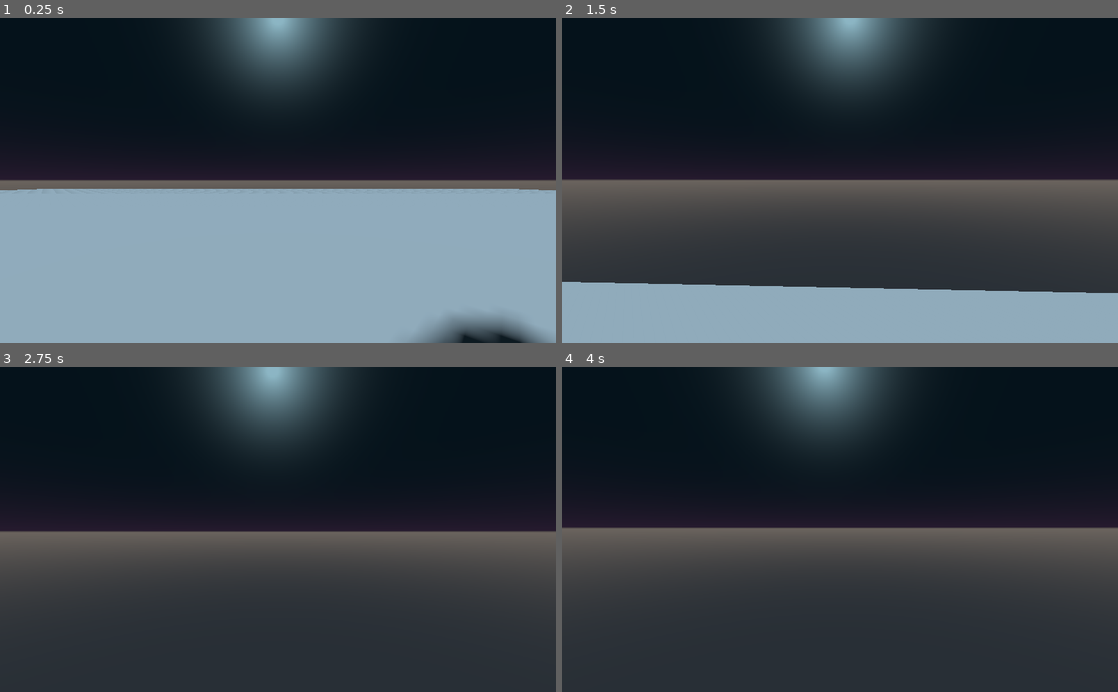
Above: before the commit, frames 1-4 (two rows, left to right).
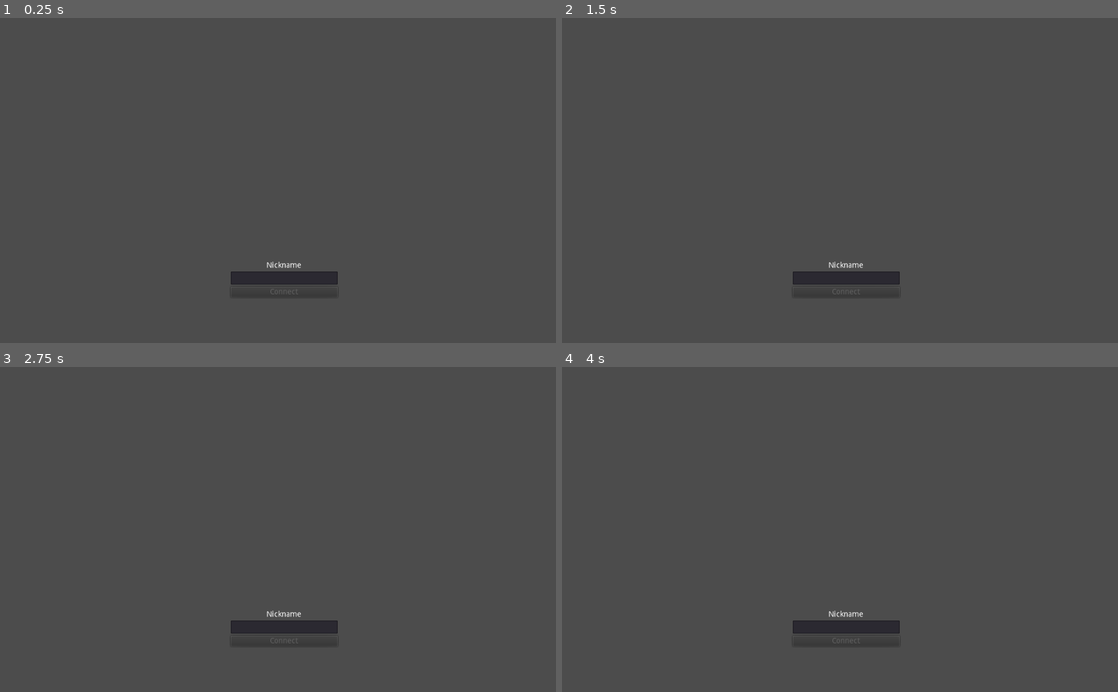
Above: after the commit, the same moments.

Repository: TheEvenOnes/pewpew
Game: Godot game, scene res://scenes/Main.tscn
Same seed, same stepped clock (60 frames per second), same inputs: the game is played once before the commit and once after it. Before the commit the project starts from res://scenes/DemoScene.tscn.
Inputs (mouse positions are in pixels of both pictures, inside the frame that each line leads up to):
- Up to frame 1 (0.25 s): no input
- Up to frame 2 (1.5 s): tap Enter at 0.5 s; move the mouse to (867, 180) at 0.52 s; hold W (movement_forward) from 0.53 s (still down); tap Space (movement_jump) at 0.77 s; move the mouse to (812, 180) at 1.27 s
- Up to frame 3 (2.75 s): keep holding W (movement_forward); tap Space (movement_jump) at 1.52 s; move the mouse to (289, 523) at 2.02 s
- Up to frame 4 (4 s): keep holding W (movement_forward); tap Space (movement_jump) at 2.75, 3.02, 3.77 s; move the mouse to (834, 536) at 2.77 s; tap Enter at 3.5 s; move the mouse to (878, 532) at 3.52 s

The runs differ from the first frame. In frame 1, 97% of the frame differs, in the area x 0-100%, y 0-100%; in frame 2, 80%; in frame 3, 79%; in frame 4, 79%.

Commit message:
Basic server-client with 'login'

Diff:
--- a/project.godot
+++ b/project.godot
@@ -8,16 +8,26 @@
 
 config_version=4
 
-_global_script_classes=[  ]
+_global_script_classes=[ {
+"base": "Object",
+"class": "ClientData",
+"language": "GDScript",
+"path": "res://state/client_data.gd"
+} ]
 _global_script_class_icons={
-
+"ClientData": ""
 }
 
 [application]
 
 config/name="PewPew"
-run/main_scene="res://scenes/DemoScene.tscn"
+run/main_scene="res://scenes/Main.tscn"
 config/icon="res://icon.png"
+
+[autoload]
+
+ServerState="*res://state/server_state.gd"
+ClientState="*res://state/client_state.gd"
 
 [input]
 
--- /dev/null
+++ b/scenes/Connect.gd
@@ -0,0 +1,18 @@
+extends VBoxContainer
+
+signal connect
+
+func _ready() -> void:
+	$Connect.disabled = true
+	ClientState.client_data = ClientData.new()
+
+func _on_Nickname_text_changed(name: String) -> void:
+	ClientState.client_data.name = name
+
+	if name.length() >= 3 && $Connect.disabled:
+		$Connect.disabled = false
+	if name.length() < 3 && !$Connect.disabled:
+		$Connect.disabled = true
+
+func _on_Connect_pressed() -> void:
+	emit_signal('connect')
--- /dev/null
+++ b/scenes/Main.gd
@@ -0,0 +1,85 @@
+extends Node
+
+var port: int
+var max_clients: int
+var server_address: String
+
+# Player info, associate ID to data
+var connected_clients_data = {}
+
+func _ready() -> void:
+	var arguments = {}
+	for argument in OS.get_cmdline_args():
+		if argument.find("=") > -1:
+			var key_value = argument.split("=")
+			arguments[key_value[0].lstrip("--")] = key_value[1]
+	port = int(arguments['port']) if arguments.has('port') else 50000
+	max_clients = int(arguments['max-clients']) if arguments.has('max-clients') else 8
+	server_address = arguments['server-address'] if arguments.has('server-address') else "127.0.0.1"
+
+	if "--server" in OS.get_cmdline_args():
+		printt('running as server')
+		printt('port', port)
+		printt('max clients', max_clients)
+
+		var peer: NetworkedMultiplayerENet = NetworkedMultiplayerENet.new()
+		peer.create_server(port, max_clients)
+		get_tree().network_peer = peer
+
+	else:
+		printt('running as client')
+		printt('address', server_address)
+		printt('port', port)
+
+	# invoked both on server and clients
+	get_tree().connect("network_peer_connected", self, "_on_client_connected")
+	get_tree().connect("network_peer_disconnected", self, "_on_client_disconnected")
+
+func _on_Login_connect() -> void:
+	var peer: NetworkedMultiplayerENet = NetworkedMultiplayerENet.new()
+	peer.create_client(server_address, port)
+	get_tree().network_peer = peer
+
+	# invoked only on clients
+	get_tree().connect("connected_to_server", self, "_on_connected_to_server")
+	get_tree().connect("server_disconnected", self, "_on_server_disconnected")
+	get_tree().connect("connection_failed", self, "_on_connection_failed")
+
+
+# invoked both on server and on clients
+func _on_client_connected(id: int) -> void:
+	# Called on both clients and server when a peer connects. Send my info to it.
+	if get_tree().is_network_server():
+		printt('send connected_to_server over to connected client', id)
+		rpc_id(id, "connected_to_server", server_address)
+	else:
+		printt('respond to server with own info', id, ClientState.client_data, ClientState.client_data.name)
+		rpc_id(id, "register_connected_client", inst2dict(ClientState.client_data))
+
+# invoked both on server and on clients
+func _on_client_disconnected(id: int) -> void:
+	printt('client disconnected', id)
+	connected_clients_data.erase(id) # Erase player from info.s
+
+
+# invoked only on clients
+func _on_connected_to_server():
+	pass # Only called on clients, not server. Will go unused; not useful here.
+
+# invoked only on clients
+func _on_server_disconnected() -> void:
+	pass # Server kicked us; show error and abort.
+
+# invoked only on clients
+func _on_connection_failed() -> void:
+	pass # Could not even connect to server; abort.
+
+remote func connected_to_server(info) -> void:
+	printt('from client', info)
+
+remote func register_connected_client(client_data: Dictionary):
+	# Get the id of the RPC sender.
+	var id = get_tree().get_rpc_sender_id()
+	# Store the client_data
+	connected_clients_data[id] = dict2inst(client_data)
+	printt('from server', connected_clients_data)
--- /dev/null
+++ b/scenes/Main.tscn
@@ -0,0 +1,44 @@
+[gd_scene load_steps=3 format=2]
+
+[ext_resource path="res://scenes/Main.gd" type="Script" id=1]
+[ext_resource path="res://scenes/Connect.gd" type="Script" id=2]
+
+[node name="Node" type="Node"]
+script = ExtResource( 1 )
+
+[node name="Login" type="VBoxContainer" parent="."]
+margin_left = 425.414
+margin_top = 449.895
+margin_right = 622.414
+margin_bottom = 577.895
+script = ExtResource( 2 )
+__meta__ = {
+"_edit_use_anchors_": false
+}
+
+[node name="Label" type="Label" parent="Login"]
+margin_right = 197.0
+margin_bottom = 14.0
+text = "Nickname"
+align = 1
+valign = 1
+__meta__ = {
+"_edit_use_anchors_": false
+}
+
+[node name="Nickname" type="LineEdit" parent="Login"]
+margin_top = 18.0
+margin_right = 197.0
+margin_bottom = 42.0
+__meta__ = {
+"_edit_use_anchors_": false
+}
+
+[node name="Connect" type="Button" parent="Login"]
+margin_top = 46.0
+margin_right = 197.0
+margin_bottom = 66.0
+text = "Connect"
+[connection signal="connect" from="Login" to="." method="_on_Login_connect"]
+[connection signal="text_changed" from="Login/Nickname" to="Login" method="_on_Nickname_text_changed"]
+[connection signal="pressed" from="Login/Connect" to="Login" method="_on_Connect_pressed"]
--- /dev/null
+++ b/state/client_data.gd
@@ -0,0 +1,6 @@
+extends Object
+class_name ClientData
+
+var id: String
+var name: String
+var is_master: String
--- /dev/null
+++ b/state/client_state.gd
@@ -0,0 +1,3 @@
+extends Node
+
+var client_data: ClientData = null
--- /dev/null
+++ b/state/server_state.gd
@@ -0,0 +1,30 @@
+extends Node
+
+enum State {
+	Init = 0,
+	Lobby = 1,
+	Preparing = 2,
+	Arena = 3,
+	Ending = 4
+}
+
+var connected_clients: Dictionary = {}
+var server_name: String
+var server_state = State.Init
+
+func on_client_connected(client_data: ClientData) -> void:
+	connected_clients[client_data.id] = client_data
+	printt('client connected', client_data)
+
+func on_client_disconnected(client_id: String) ->void:
+	connected_clients.erase(client_id)
+	printt('client disconnected', client_id)
+
+func get_connected_clients() -> Dictionary:
+	return connected_clients
+
+func refuse_new_connections() -> void:
+	get_tree().get_network_peer().set_refuse_new_network_connections(true)
+
+func allow_new_connections() -> void:
+	get_tree().get_network_peer().set_refuse_new_network_connections(false)
Renamed: scenes/DemoScene.tscn -> scenes/ArenaScene.tscn
